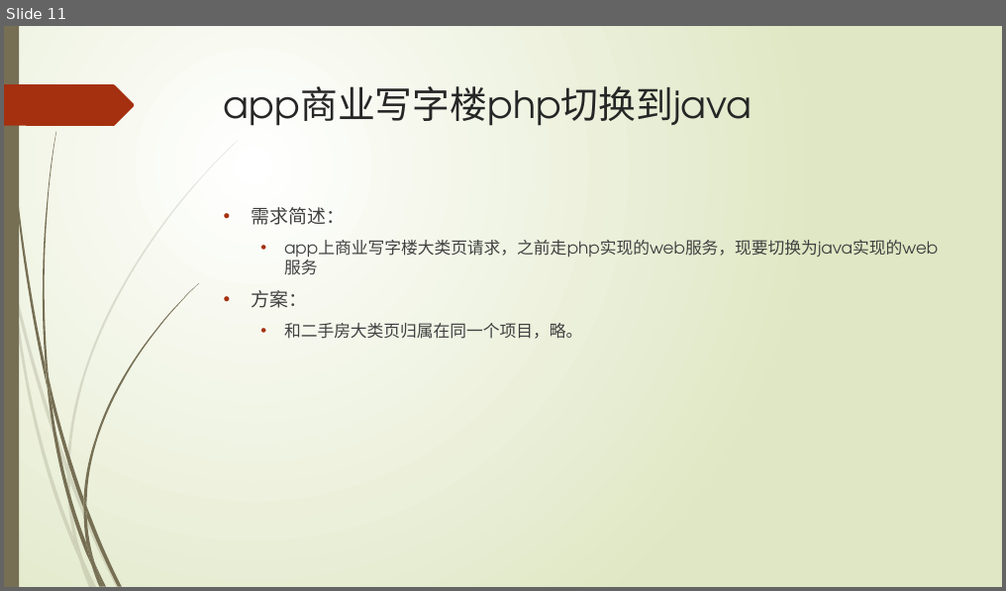
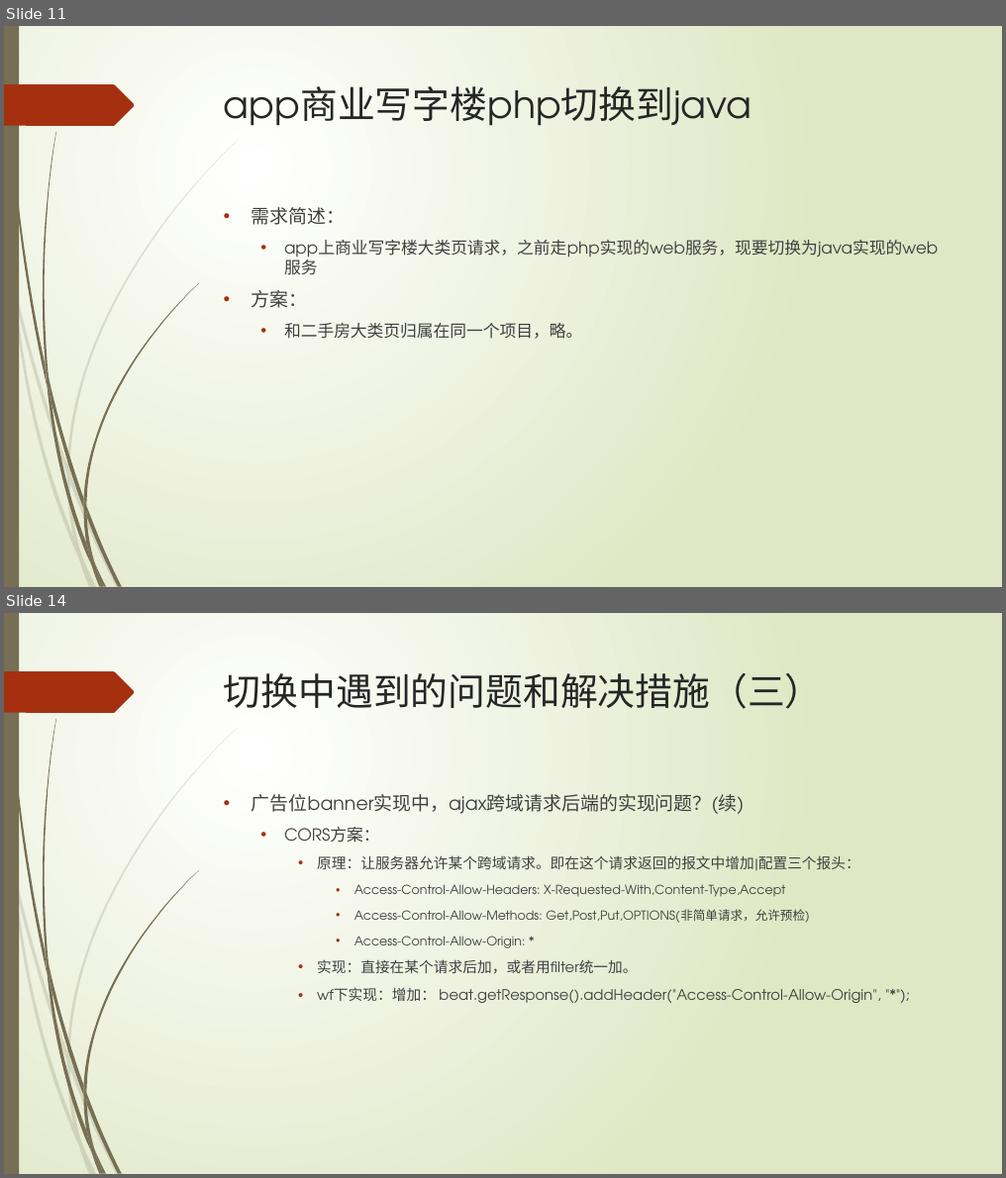
Before and after one commit to lspgithublxh/document, a slide deck: 业务习惯/入职三月以来工作总结.pptx. Shown one above the other, each under a label of ours: slide 11 before the commit, slides 11 and 14 after it; the slides between them are not shown. The pictures are 1006x591 and 1006x1178 pixels, drawn with LibreOffice and Linux fonts; fonts in the diff are those of the drawing. Boxes give left, top, right and bottom in pixels: in the first picture for what was removed or moved away, otherwise in the second. Text is boxed around its words. In the diff, an @@ line names an element or a change of style, - is before the commit and + after.

```diff
--- a/业务习惯/入职三月以来工作总结.pptx
+++ b/业务习惯/入职三月以来工作总结.pptx
@@ slide 14 added at (4, 613, 1002, 1174), background gradient #FFFFFF to #DFE8C4; not listed: 24 template elements that a slide beside it also shows @@
@@ title added at (224, 673, 823, 709), 36 pt, text #262626 @@
+切换中遇到的问题和解决措施（三）
@@ text added at (252, 794, 880, 1003), 12 pt, text #404040 @@
+• 广告位banner实现中，ajax跨域请求后端的实现问题？(续)
+  • CORS方案：
+    • 原理：让服务器允许某个跨域请求。即在这个请求返回的报文中增加|配置三个报头：
+      • Access-Control-Allow-Headers: X-Requested-With,Content-Type,Accept
+      • Access-Control-Allow-Methods: Get,Post,Put,OPTIONS(非简单请求，允许预检)
+      • Access-Control-Allow-Origin: *
+    • 实现：直接在某个请求后加，或者用filter统一加。
+    • wf下实现：增加： beat.getResponse().addHeader("Access-Control-Allow-Origin", "*");
```
Also in this commit, not shown: 1 slide changed, 3 other slides added, 1 slide removed.
